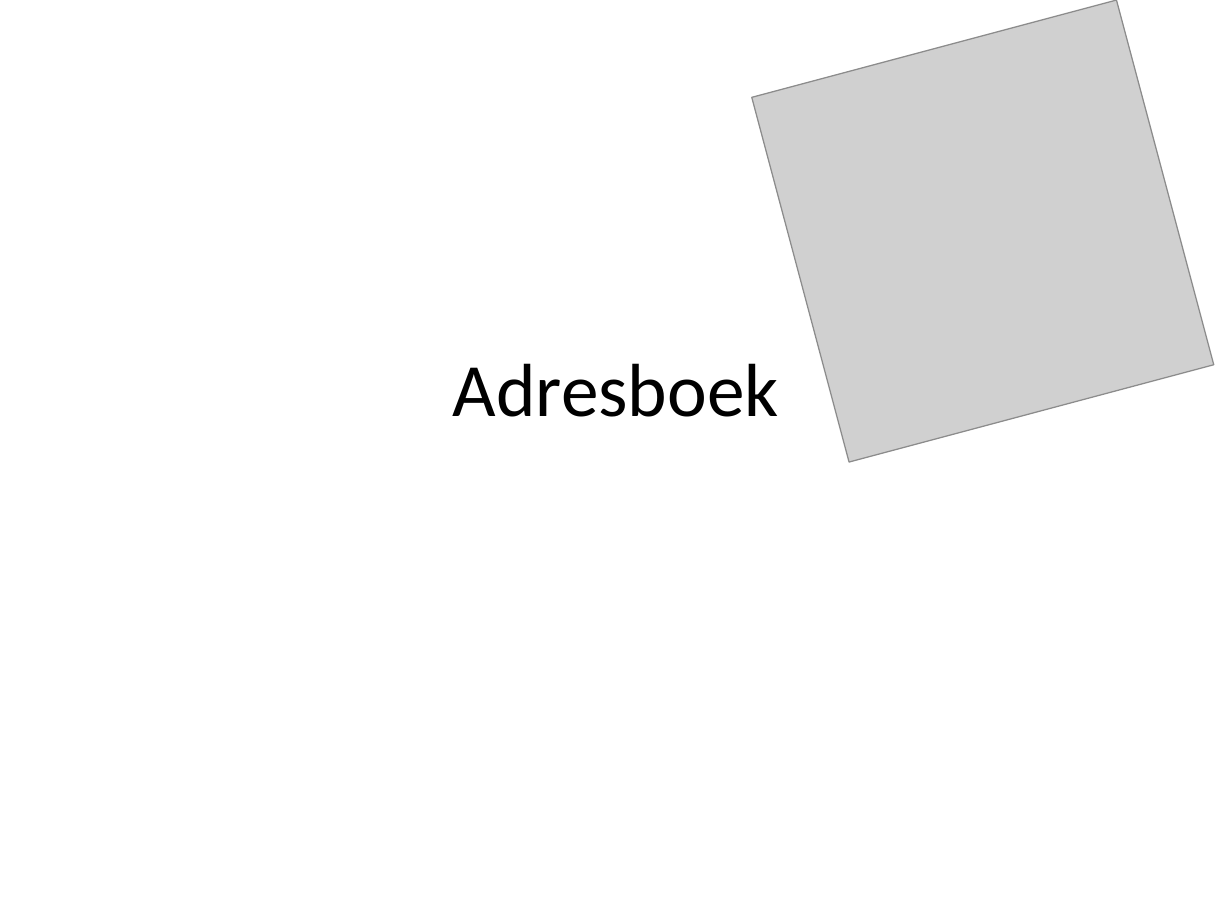
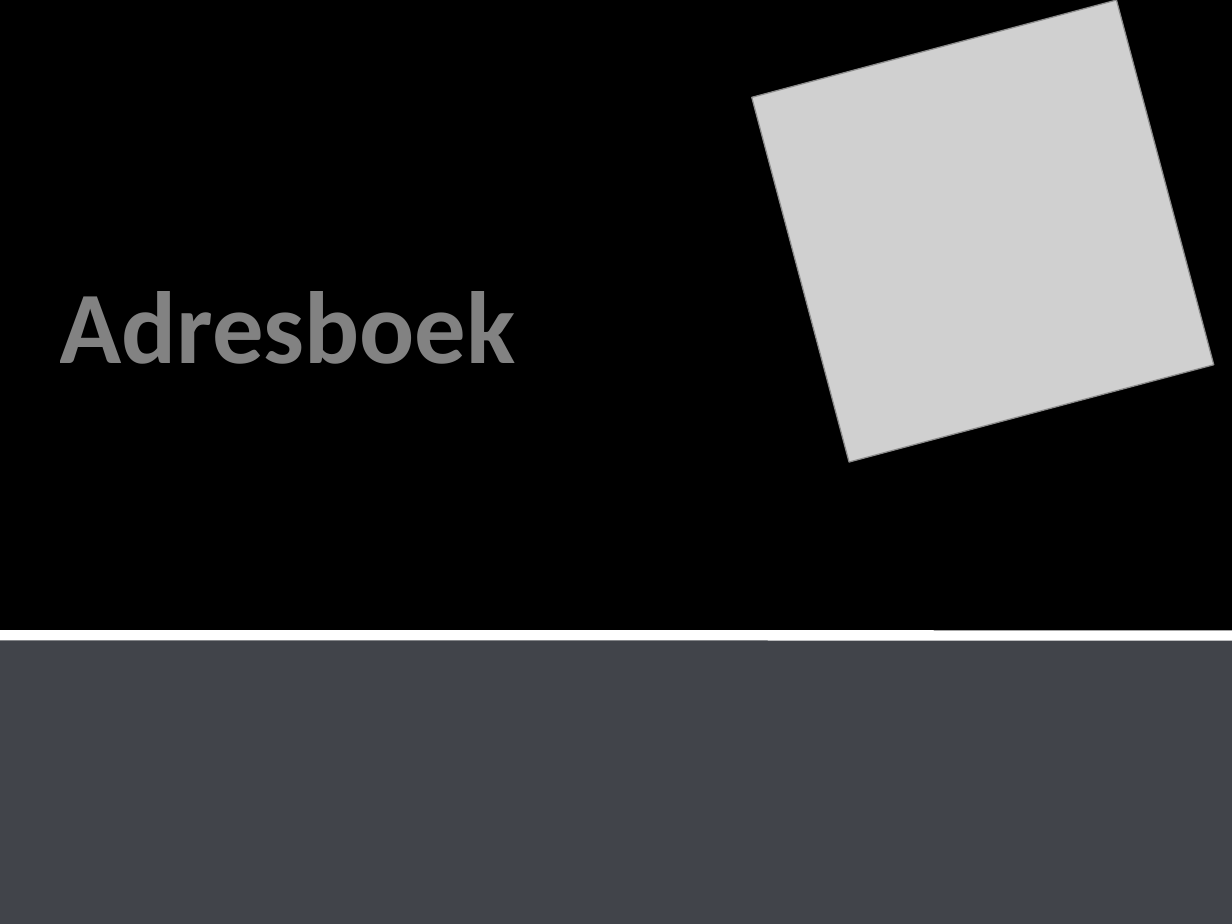
Before and after one commit to Lastje/Project_AOROCJL2, a slide deck: slide 1 of Documenten/Presentatie/Adresboek.pptx. Drawn at 1232x924 pixels with LibreOffice and Linux fonts; fonts in the diff are those of the drawing; grey boxes stand for pictures; background and template pictures are left out. Boxes give left, top, right and bottom in pixels: in the first picture for what was removed or moved away, otherwise in the second. Text is boxed around its words. In the diff, an @@ line names an element or a change of style, - is before the commit and + after.

```diff
--- a/Documenten/Presentatie/Adresboek.pptx
+++ b/Documenten/Presentatie/Adresboek.pptx
@@ background #FFFFFF to picture (left out) @@
@@ title "Adresboek": place and size @@
-title "Adresboek" at box(453, 363, 779, 417)
+title "Adresboek" at box(60, 291, 516, 364)
@@ title "Adresboek" at box(60, 291, 516, 364): size 44 to 60 pt, text colour #000000 to gradient #FFFFFF, bold on; alignment centre to left; vertical alignment middle to bottom @@
@@ rectangle added at box(0, 639, 1232, 924), fill #838995 at 50% opacity @@
```
Also in this commit, not shown: 6 other slides changed.
